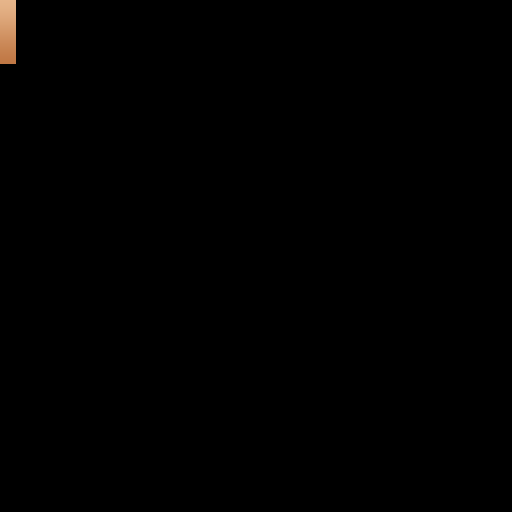
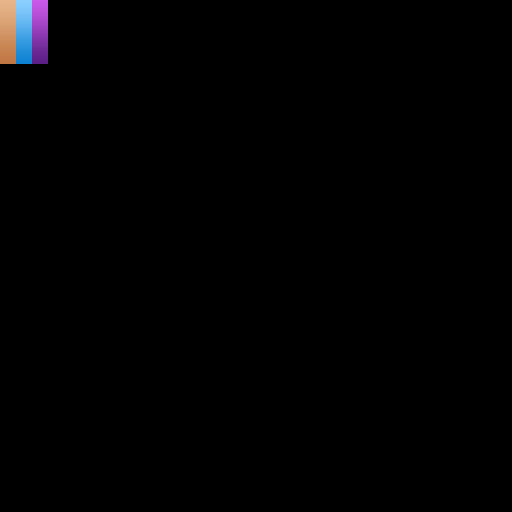
Before/after of a 512 x 512 layered artwork. What changed in the layer stack:
removed group "chicken" (2 layers) over [16, 0, 48, 64]
added layer "epic" above "rare" over [32, 0, 48, 64]
added layer "rare" above "common" over [16, 0, 32, 64]
renamed "Gradient Fill 1" to "common", moved it out of group "chicken", painted on it over [16, 0, 48, 64]